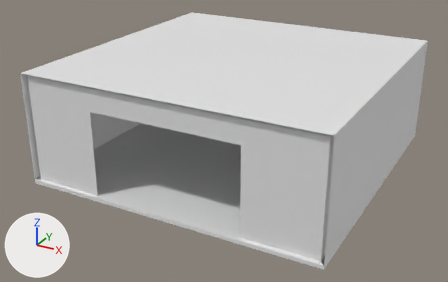
Before and after pictures for a commit that changed the FBX model TBA-MasterD/Assets/Prefabs/Jorge/Originals/Main Room/Main Room.fbx.
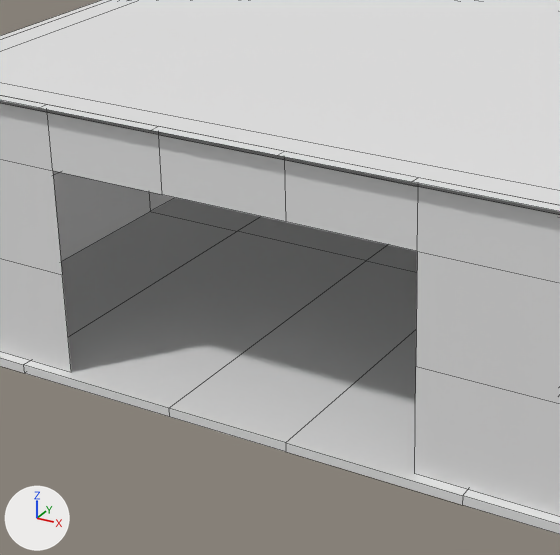
Each version is shown whole from a camera (50 mm lens) standing at (7.36, -14.38, 7.48) and looking at (-0.24, -0.56, 0.58), then close up on the part from 15% to 67% of the width and 15% to 96% of the height. Lighting does not change. The marker at lower left points along +X, +Y and +Z. The close-ups show mesh edges as thin lines.

Names of what the first close-up shows: 'Main Room Ceiling', 'Main Room.002', 'Main_room_Floor.002'.
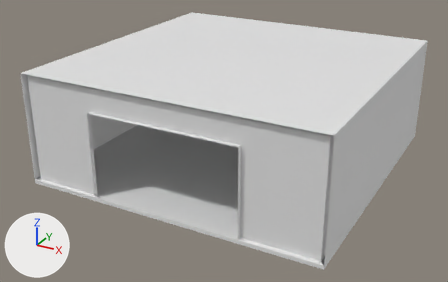
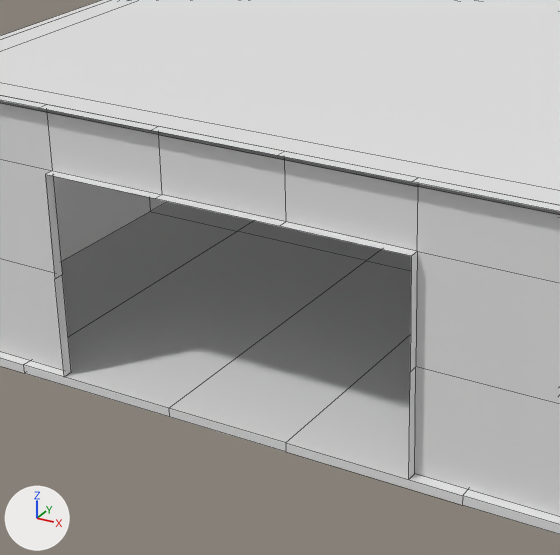
Changed parts and their boxes (x1, y1, x2, y2) in the close-ups (560 x 555 px):
part 1 of me_plane_027, added
    after: (45, 171, 417, 479)

What the commit changed:
me_plane_027 has 180 vertices, 159 faces and spans x -4.01..4.01, y -4.02..3.97, z 0.0..2.91.
me_plane_027 is used by ob_main_room_002; location (0.0, 0.0, 0.0).
Verts and faces of me_plane_027; kept vertices keep their numbers, new ones are numbered from 180.
Before the commit, vertices of me_plane_027: 16 (2.0, -3.9, 2.23) at pixel (417, 251), 17 (2.0, -3.9, 0.0) at pixel (414, 473), 18 (2.0, -3.9, 1.11) at pixel (415, 366), 19 (-2.0, -3.9, 2.23) at pixel (52, 170), 20 (-2.0, -3.9, 0.0) at pixel (71, 372).
Before the commit, vertices of me_plane_027: 21 (-2.0, -3.9, 1.11) at pixel (62, 274), 22 (0.68, -3.9, 2.23) at pixel (286, 221), 23 (-0.68, -3.9, 2.23) at pixel (162, 194).
Part 1, on me_plane_027:
New vertices 180 to 187 stand at vertices 16 to 23, in that order, plus (0.0, -0.12, 0.0).
New faces: (17, 181, 182, 18), (22, 186, 187, 23), (19, 183, 185, 21), (16, 18, 182, 180), (20, 21, 185, 184), (19, 23, 187, 183).
New faces: (16, 180, 186, 22).
